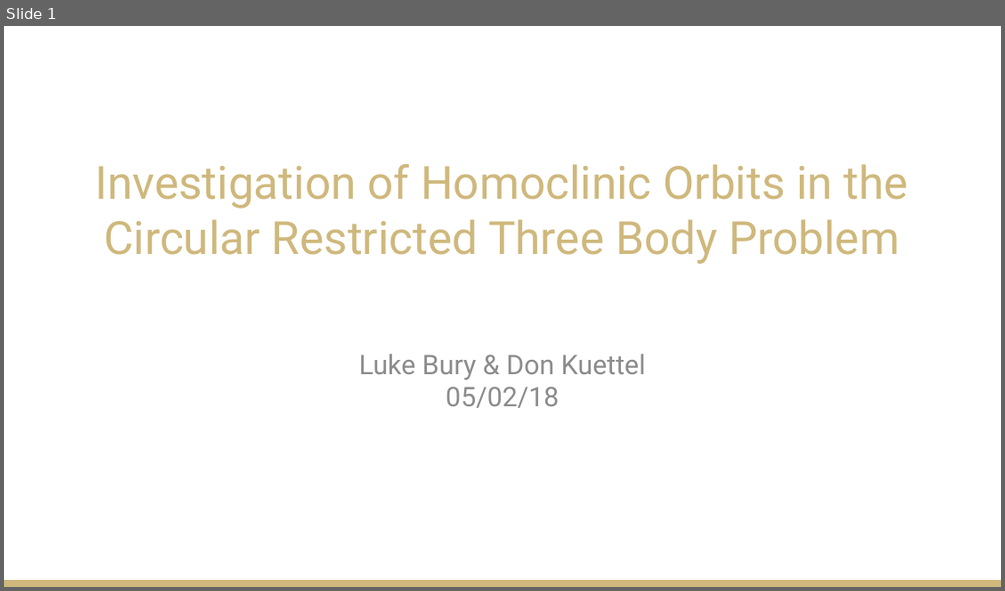
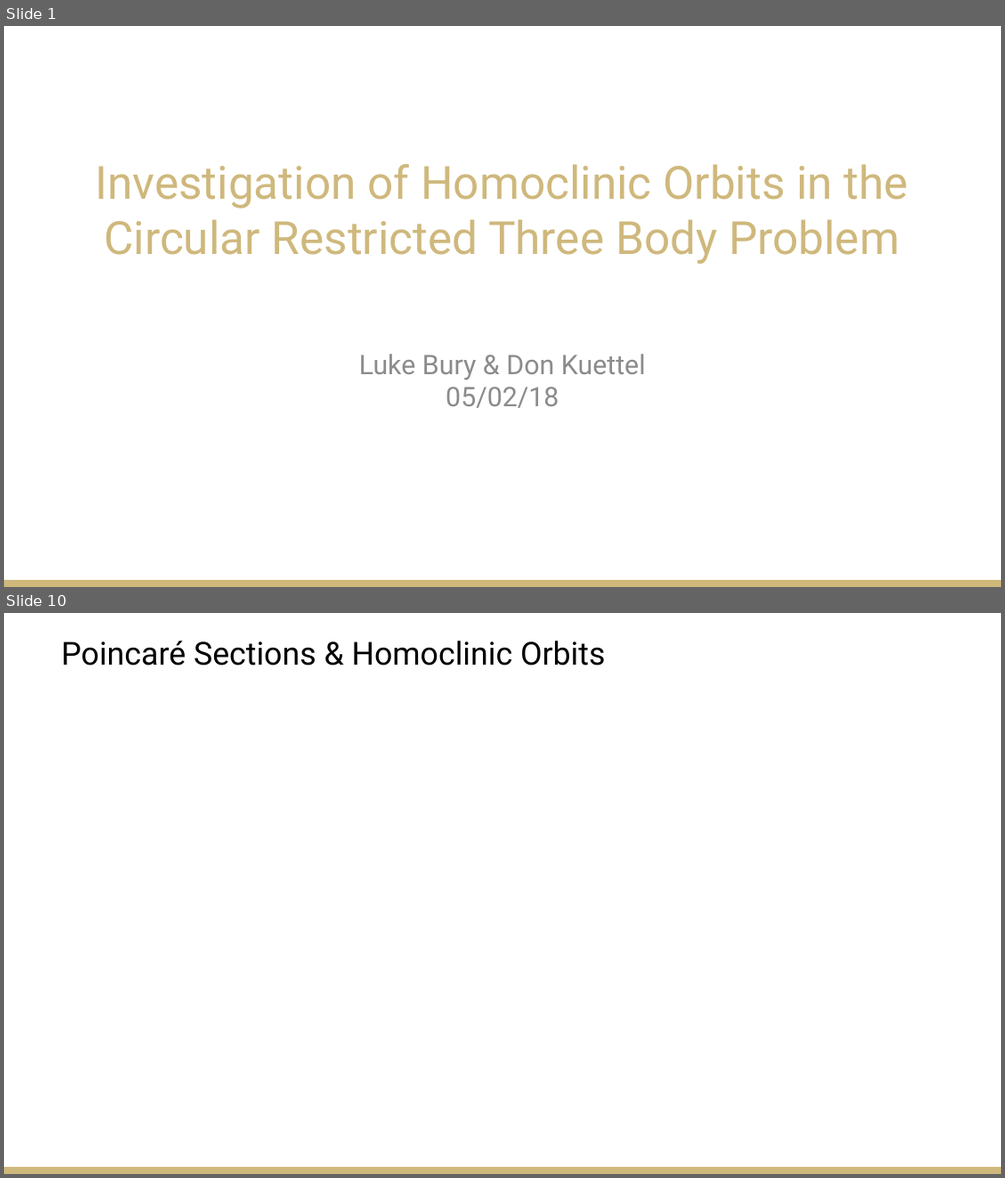
Before and after one commit to LukeBury/appm5460_proposal, a slide deck: Presentation/FinalPresentation_APPM5460_LBDK.pptx. Shown one above the other, each under a label of ours: slide 1 before the commit, slides 1 and 10 after it; the slides between them are not shown. The pictures are 1005x591 and 1005x1178 pixels, drawn with LibreOffice and Linux fonts; fonts in the diff are those of the drawing; background and template pictures are left out. Boxes give left, top, right and bottom in pixels: in the first picture for what was removed or moved away, otherwise in the second. Text is boxed around its words. In the diff, an @@ line names an element or a change of style, - is before the commit and + after.

```diff
--- a/Presentation/FinalPresentation_APPM5460_LBDK.pptx
+++ b/Presentation/FinalPresentation_APPM5460_LBDK.pptx
@@ slide 10 added at box(4, 613, 1001, 1174), background #FFFFFF; not listed: 1 template element that a slide beside it also shows @@
@@ title added at box(61, 641, 605, 666), 30.6 pt, text #000000 @@
+Poincaré Sections & Homoclinic Orbits
```
Also in this commit, not shown: 9 other slides added, 1 slide removed.
